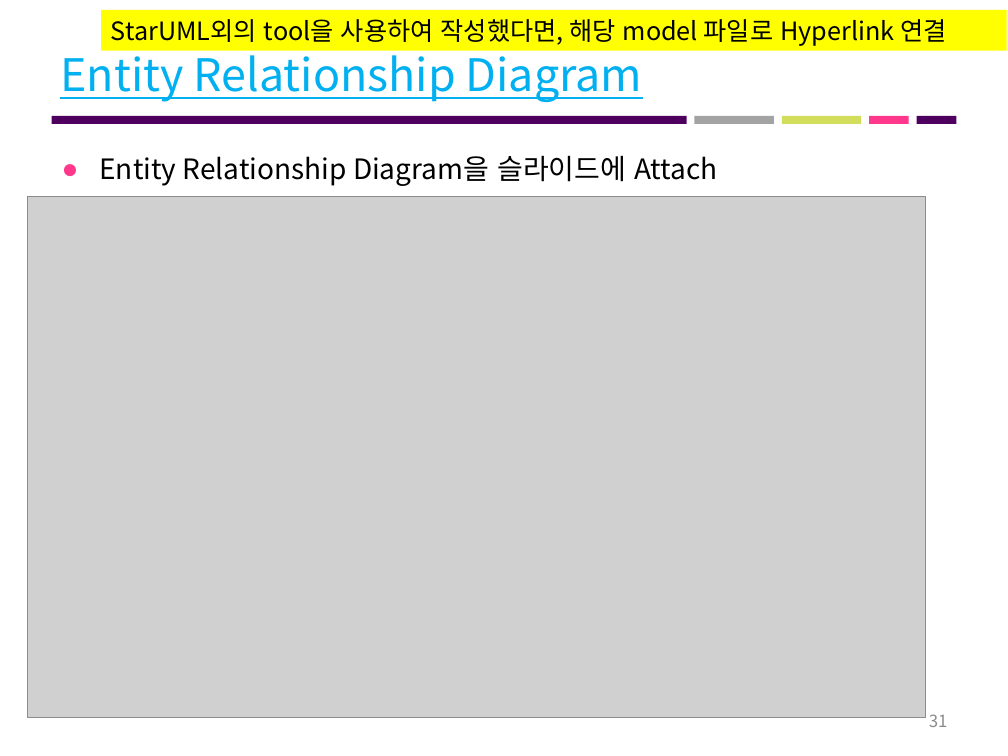
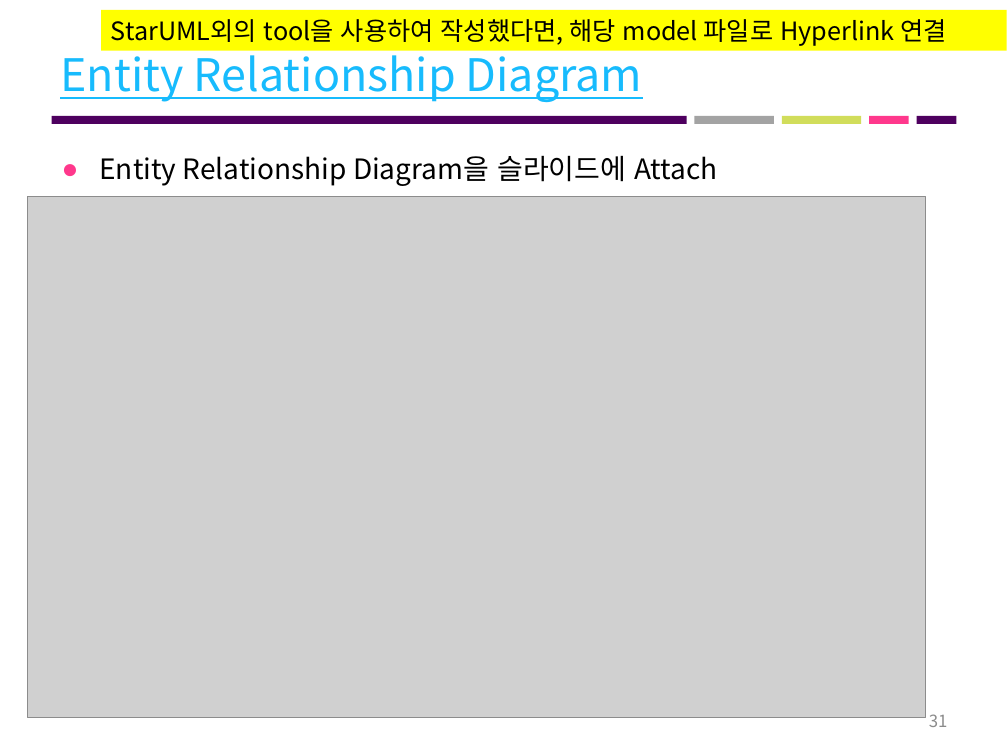
Before and after one commit to 7hong13/FillingGood, a slide deck: slide 31 of 최종산출물/4조 최종결과보고서.pptx. Drawn at 1008x756 pixels with LibreOffice and Linux fonts; fonts in the diff are those of the drawing; grey boxes stand for pictures. Boxes give left, top, right and bottom in pixels: in the first picture for what was removed or moved away, otherwise in the second. Text is boxed around its words. In the diff, an @@ line names an element or a change of style, - is before the commit and + after.

```diff
--- a/최종산출물/4조 최종결과보고서.pptx
+++ b/최종산출물/4조 최종결과보고서.pptx
@@ title "Entity Relationship Diagram" at (60, 45, 643, 102): text colour #00B0F0 to #17BBFD @@
```
Also in this commit, not shown: 3 other slides changed.
